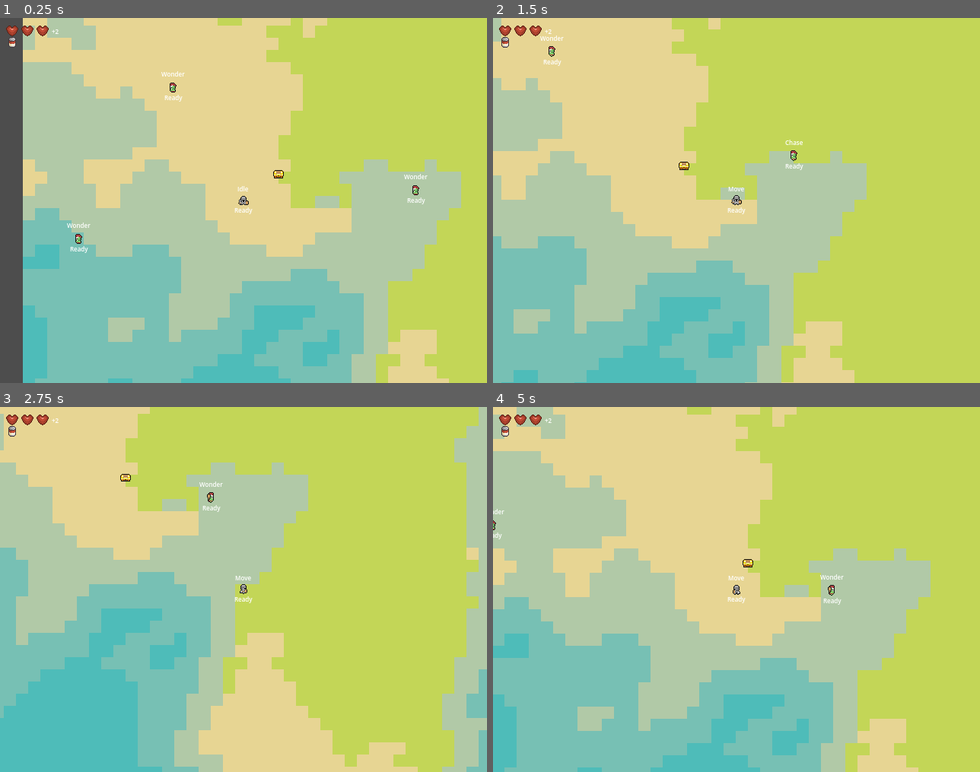
Above: before the commit, frames 1-4 (two rows, left to right).
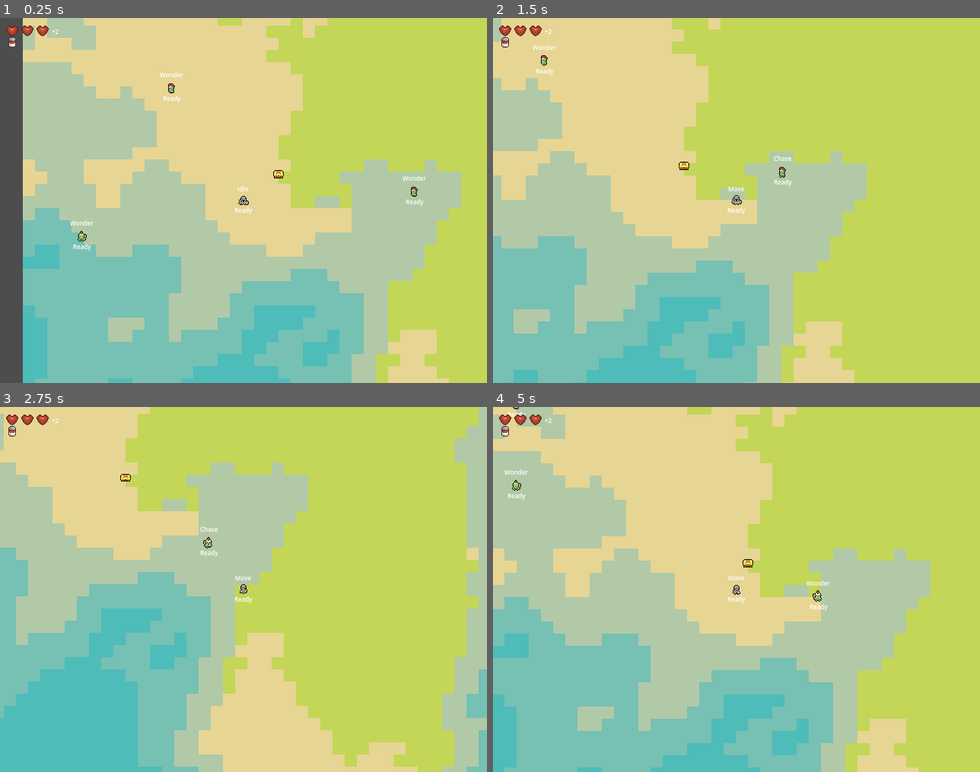
Above: after the commit, the same moments.

Repository: dmitriy-shmilo/GBIC23
Game: Godot game, scene res://main.tscn
Two runs of this game, one before a commit and one after it. Both use one fixed random seed, a clock stepped at 60 frames per second and the inputs below.
Inputs:
- Up to frame 1 (0.25 s): no input
- Up to frame 2 (1.5 s): hold D (move_right) 0.53-1.28 s; tap Space (attack) at 0.6 s; hold S (move_down) from 1.28 s (still down); tap E (interact) at 1.35 s
- Up to frame 3 (2.75 s): release S (move_down) at 2.03 s; hold D (move_right) from 2.03 s (still down); tap Space (attack) at 2.1 s
- Up to frame 4 (5 s): release D (move_right) at 2.78 s; hold W (move_up) 2.78-3.53 s; tap E (interact) at 2.85, 4.35 s; hold A (move_left) from 3.53 s (still down); tap Space (attack) at 3.6 s

The runs differ from the first frame. In frame 1, 0.4% of the frame differs, in the area x 13-88%, y 14-65%; in frame 2, 0.3%; in frame 3, 0.2%; in frame 4, 0.4%.

Commit message:
Don't snap enemy directions.

Diff:
--- a/enemy/enemy.gd
+++ b/enemy/enemy.gd
@@ -38,16 +38,17 @@
 
 
 func _on_move_direction_changed(direction) -> void:
-	if direction.x > 0:
+	var is_vertical = abs(direction.y) > abs(direction.x)
+	if !is_vertical and direction.x >= 0:
 		_direction_suffix = "right"
 		_hit_box.rotation_degrees = -90
-	elif direction.x < 0:
+	elif !is_vertical and direction.x < 0:
 		_direction_suffix = "left"
 		_hit_box.rotation_degrees = 90
-	elif direction.y > 0:
+	elif is_vertical and direction.y >= 0:
 		_direction_suffix = "down"
 		_hit_box.rotation_degrees = 0
-	elif direction.y < 0:
+	elif is_vertical and direction.y < 0:
 		_direction_suffix = "up"
 		_hit_box.rotation_degrees = 180
 
--- a/enemy/state/enemy_state_move.gd
+++ b/enemy/state/enemy_state_move.gd
@@ -13,12 +13,8 @@
 
 const DISTANCE_THRESHOLD = 64.0
 
-
 func physics_process(delta: float) -> void:
-	var direction = target - body.global_position
-	direction.x = sign(direction.x)
-	direction.y = sign(direction.y)
-	direction = direction.normalized()
+	var direction = (target - body.global_position).normalized()
 
 	if _direction != direction:
 		_direction = direction
@@ -30,6 +26,6 @@
 		return
 
 	body.velocity = body.velocity.move_toward(
-		_direction * movement.max_speed,
+		direction * movement.max_speed,
 		movement.acceleration * delta)
 	body.move_and_slide()
